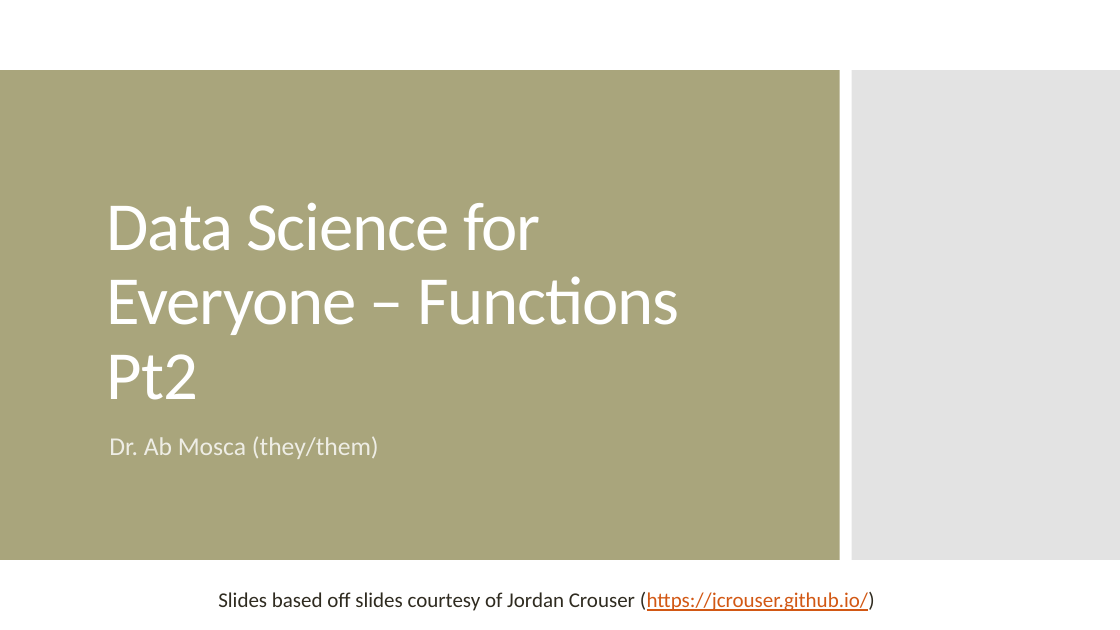
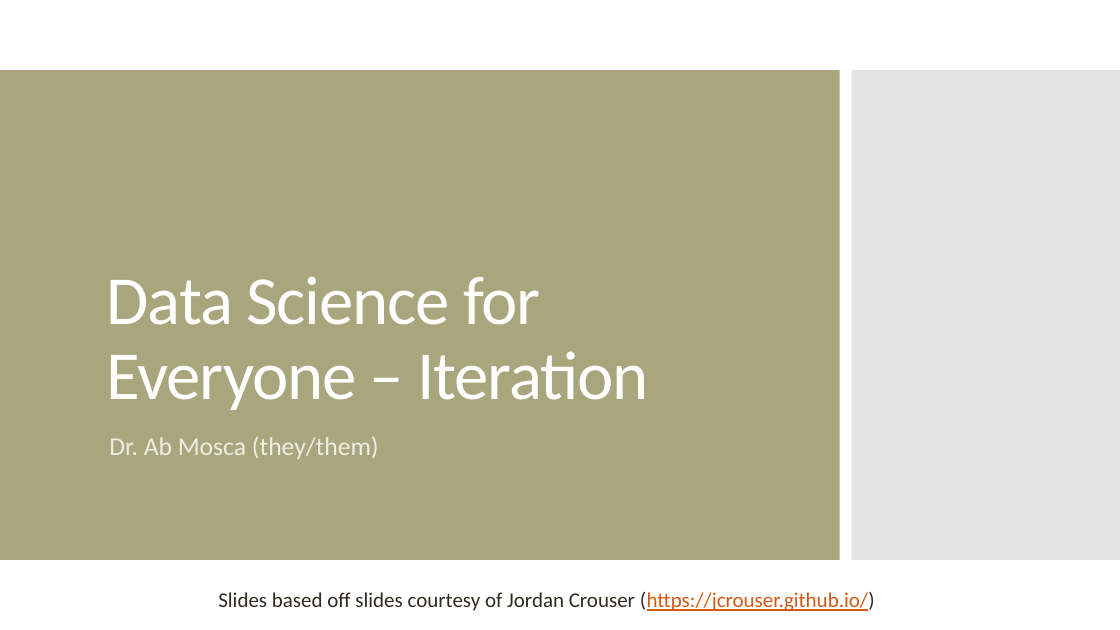
Before and after one commit to amosca01/Intro-DS-F23, a slide deck: slide 1 of slides/19-iteration.pptx. Drawn at 1120x630 pixels with LibreOffice and Linux fonts; fonts in the diff are those of the drawing. Boxes give left, top, right and bottom in pixels: in the first picture for what was removed or moved away, otherwise in the second. Text is boxed around its words. In the diff, an @@ line names an element or a change of style, - is before the commit and + after.

Commit message:
slides

```diff
--- a/slides/19-iteration.pptx
+++ b/slides/19-iteration.pptx
@@ title at (107, 277, 648, 410): text changed @@
-Data Science for Everyone – Functions Pt2
+Data Science for Everyone – Iteration
```
Also in this commit, not shown: 1 slide added, 1 slide removed, 7 other files.
